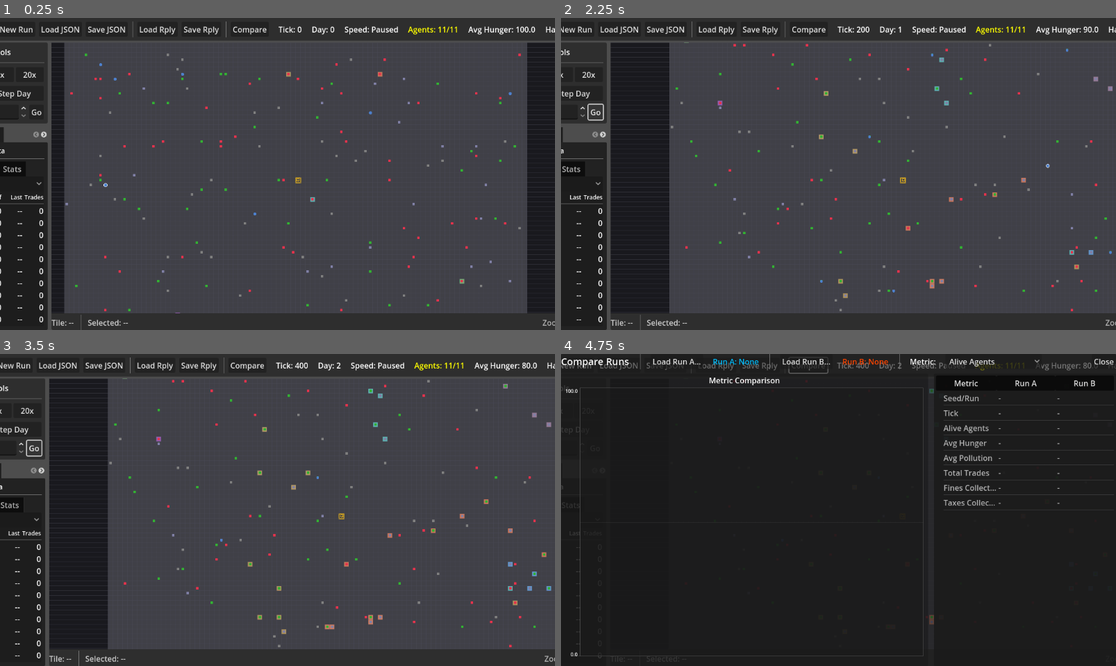
Above: before the commit, frames 1-4 (two rows, left to right).
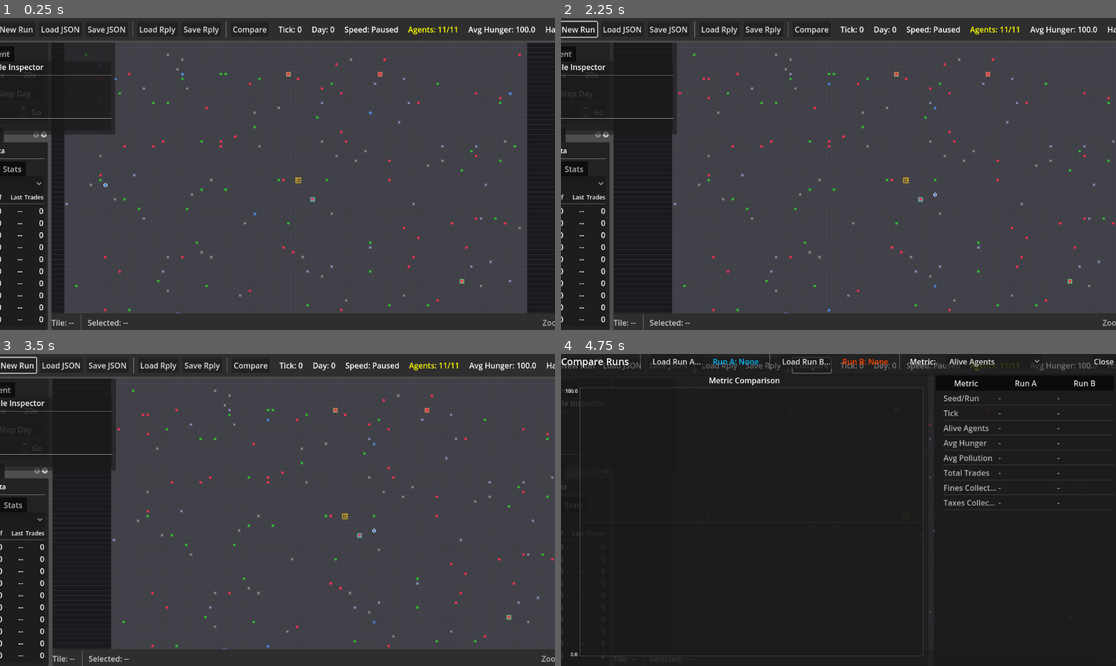
Above: after the commit, the same moments.

Repository: dfrer/societies
Game: Godot game, scene res://viz/visualizer_main.tscn
The game is run twice, just before and just after one commit, with the same random seed, the same clock (stepped at 60 frames per second) and the same inputs.
Inputs:
- Up to frame 1 (0.25 s): no input
- Up to frame 2 (2.25 s): click "New Run" at 0.5 s; click "New Run" at 1.25 s; click "Go" at 2 s
- Up to frame 3 (3.5 s): click "Go" at 2.75 s
- Up to frame 4 (4.75 s): click "Compare" at 3.5 s; click "20x" at 4.25 s

The runs differ from the first frame. In frame 1, 3.5% of the frame differs, in the area x 0-21%, y 7-38%; in frame 2, 5.6%; in frame 3, 6.0%, in the area x 0-100%, y 0-100%; in frame 4, 0.8%.

Commit message:
Fix visualizer right panel visibility

Diff:
--- a/viz/visualizer_main.gd
+++ b/viz/visualizer_main.gd
@@ -71,10 +71,11 @@
 	# Connect metrics button if available
 	if metrics_button:
 		metrics_button.toggled.connect(_on_metrics_button_toggled)
-
-	# Connect right panel visibility if available
-	if right_panel:
-		right_panel.visibility_changed.connect(_on_metrics_panel_visibility_changed)
+		metrics_button.set_pressed_no_signal(metrics_panel.visible)
+
+	# Sync metrics button state if panel visibility changes elsewhere
+	if metrics_panel:
+		metrics_panel.visibility_changed.connect(_on_metrics_panel_visibility_changed)
 
 	# Setup timeline panel if available (temporarily disabled)
 	# if timeline_panel and sim_runner:
@@ -399,8 +400,8 @@
 
 func _on_metrics_panel_visibility_changed() -> void:
 	# Sync button state if panel is closed via its own close button
-	if metrics_button.button_pressed != right_panel.visible:
-		metrics_button.set_pressed_no_signal(right_panel.visible)
+	if metrics_button.button_pressed != metrics_panel.visible:
+		metrics_button.set_pressed_no_signal(metrics_panel.visible)
 
 func _on_jump_to_tick_requested(tick: int) -> void:
 	_state_controller.jump_to_tick(tick)
@@ -441,7 +442,7 @@
 
 	# M: toggle metrics panel
 	elif key_event.keycode == KEY_M:
-		var metrics_visible = right_panel.visible
+		var metrics_visible = metrics_panel.visible
 		_panel_controller.set_panel_visible("metrics", not metrics_visible)
 		_toast_manager.show_info("Metrics panel " + ("shown" if not metrics_visible else "hidden"))
 		get_viewport().set_input_as_handled()
--- a/viz/visualizer_main.tscn
+++ b/viz/visualizer_main.tscn
@@ -157,10 +157,9 @@
 custom_minimum_size = Vector2(400, 0)
 layout_mode = 2
 theme_override_constants/separation = 8
-visible = false
 
 [node name="MetricsPanel" parent="VBoxContainer/MainContent/RightPanel" instance=ExtResource("11_metrics_panel")]
-visible = true
+visible = false
 layout_mode = 2
 size_flags_vertical = 3
 
